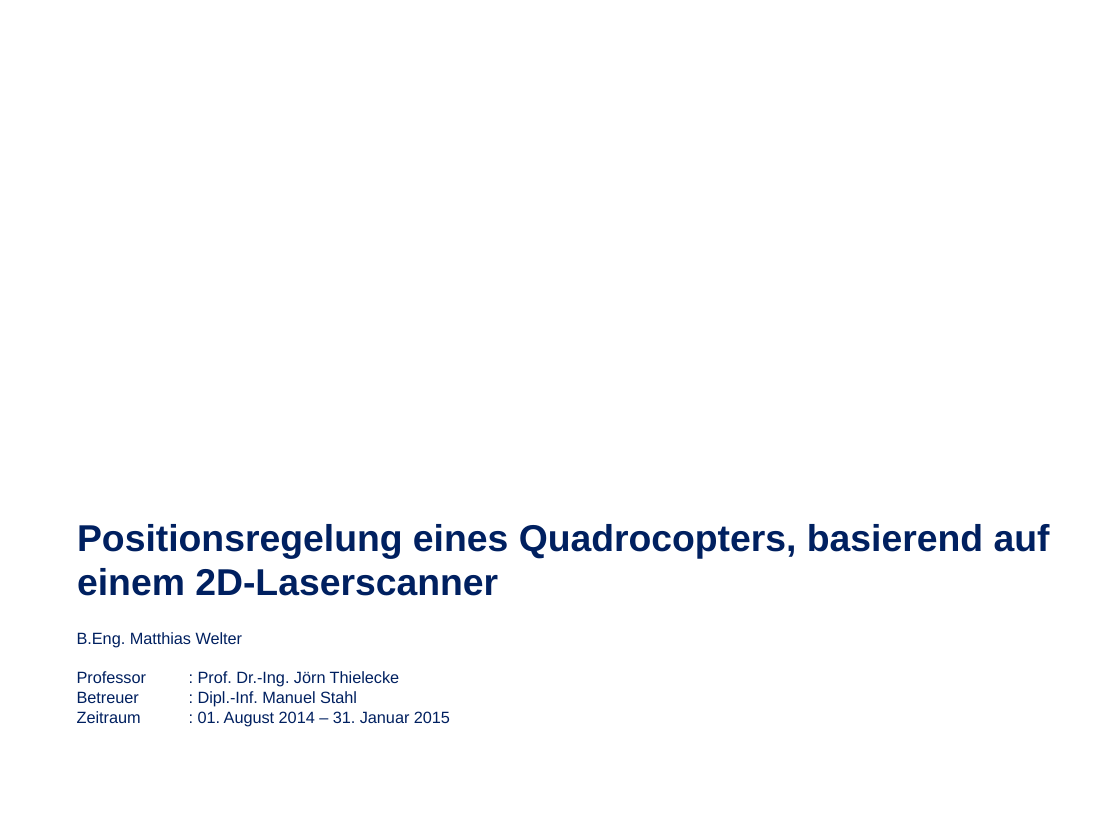
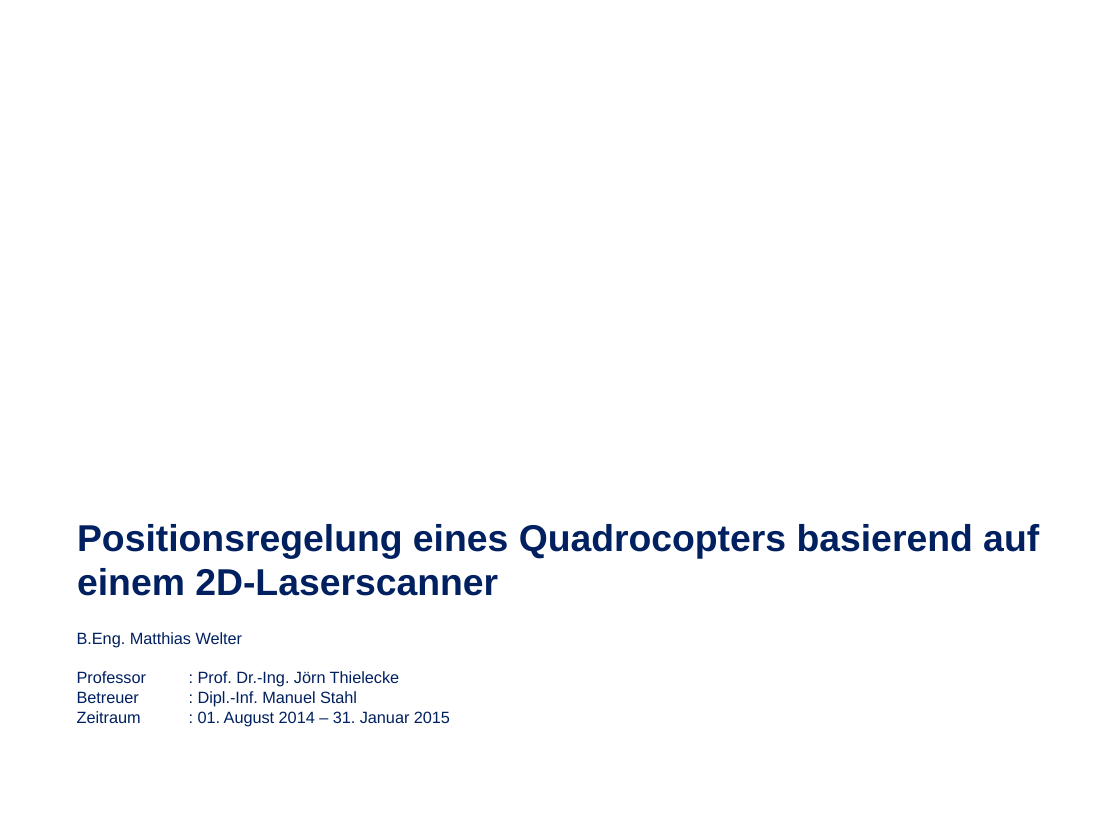
Before and after one commit to matwelter/Abschlusspraesentation, a slide deck: slide 1 of Abschlusspräsentation_LIKE.pptx. Drawn at 1120x840 pixels with LibreOffice and Linux fonts; fonts in the diff are those of the drawing; background and template pictures are left out. Boxes give left, top, right and bottom in pixels: in the first picture for what was removed or moved away, otherwise in the second. Text is boxed around its words. In the diff, an @@ line names an element or a change of style, - is before the commit and + after.

```diff
--- a/Abschlusspräsentation_LIKE.pptx
+++ b/Abschlusspräsentation_LIKE.pptx
@@ subtitle at [77, 524, 1039, 596]: text changed @@
-Positionsregelung eines Quadrocopters, basierend auf einem 2D-Laserscanner
+Positionsregelung eines Quadrocopters basierend auf einem 2D-Laserscanner
```
Also in this commit, not shown: 3 other slides changed.
